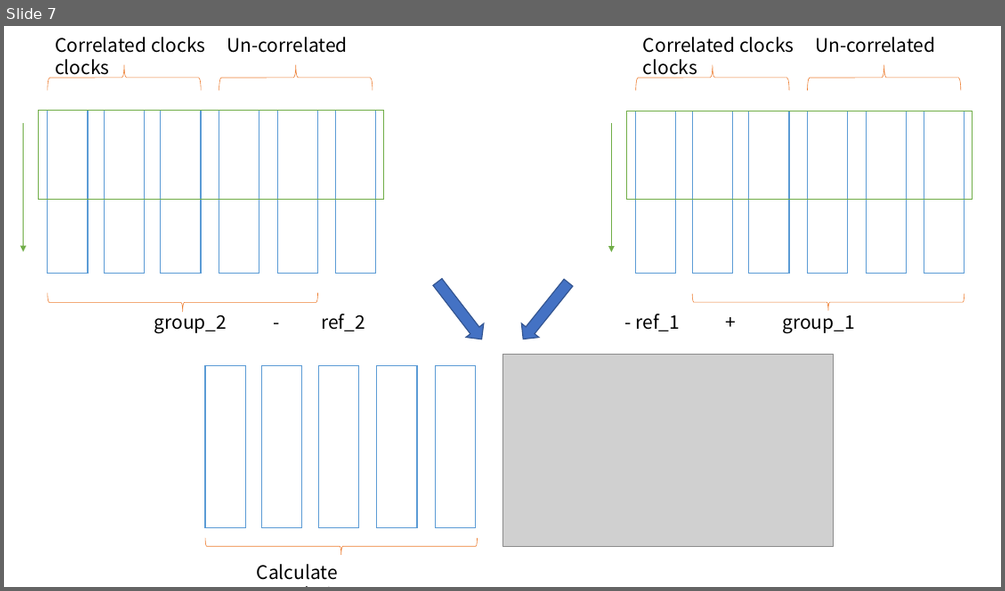
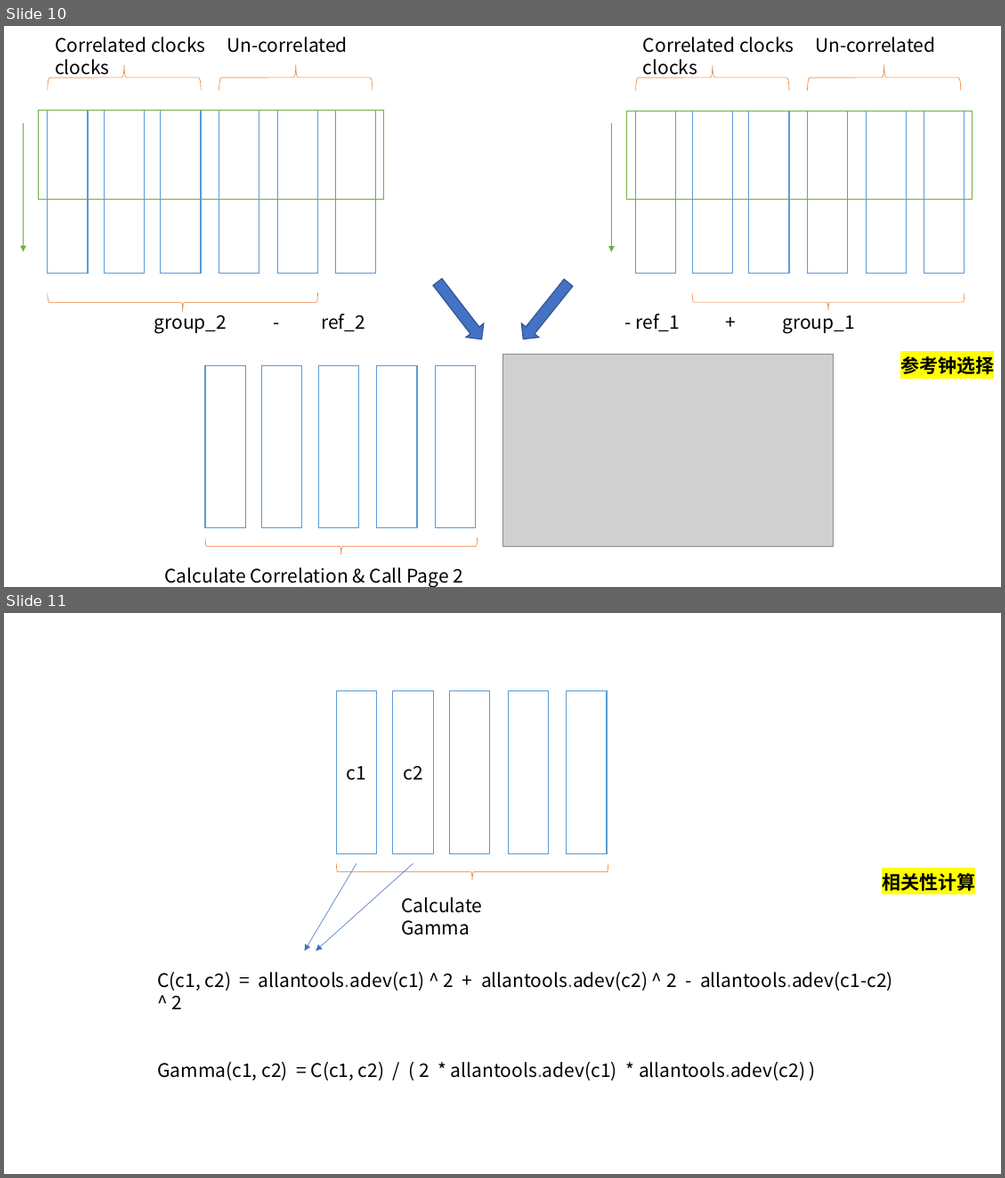
Before and after one commit to mochiliu3000/beamformer, a slide deck: flow-chart.pptx. Shown one above the other, each under a label of ours: slide 7 before the commit, slides 10 and 11 after it. The pictures are 1005x591 and 1005x1178 pixels, drawn with LibreOffice and Linux fonts; fonts in the diff are those of the drawing; grey boxes stand for pictures. Boxes give left, top, right and bottom in pixels: in the first picture for what was removed or moved away, otherwise in the second. Text is boxed around its words. In the diff, an @@ line names an element or a change of style, - is before the commit and + after.

```diff
--- a/flow-chart.pptx
+++ b/flow-chart.pptx
@@ slide 11 added at [4,613,1001,1174], background #FFFFFF @@
@@ rectangle added at [336,691,376,854], fill #FFFFFF, outline #5B9BD5 1 pt, 18 pt, text #000000 @@
+c1
@@ rectangle added at [393,691,433,854], fill #FFFFFF, outline #5B9BD5 1 pt, 18 pt, text #000000 @@
+c2
@@ rectangle added at [450,691,490,854], fill #FFFFFF, outline #5B9BD5 1 pt @@
@@ rectangle added at [508,691,549,854], fill #FFFFFF, outline #5B9BD5 1 pt @@
@@ rectangle added at [566,691,607,854], fill #FFFFFF, outline #5B9BD5 1 pt @@
@@ arrow added from (356, 863) to (305, 951), #4472C4 0.5 pt @@
@@ arrow added from (413, 863) to (316, 951), #4472C4 0.5 pt @@
@@ left brace added at [336,863,608,880], outline #ED7D31 0.5 pt @@
@@ text added at [882,873,975,891], 18 pt, text #000000, bold @@
+相关性计算
@@ text added at [401,897,482,935], 18 pt, text #000000 @@
+Calculate Gamma
@@ text added at [157,972,893,1080], 18 pt, text #000000 @@
+C(c1, c2) = allantools.adev(c1) ^ 2 + allantools.adev(c2) ^ 2 - allantools.adev(c1-c2) ^ 2
+Gamma(c1, c2) = C(c1, c2) / ( 2 * allantools.adev(c1) * allantools.adev(c2) )
@@ what was slide 7 is now slide 10 @@
@@ slide 10 changed as well @@
@@ text added at [900,356,994,374], 18 pt, text #000000, bold @@
+参考钟选择
@@ text at [165,567,463,587]: text changed @@
-Calculate Correlation
+Calculate Correlation & Call Page 2 Method
```
Also in this commit, not shown: 6 other slides changed, 10 other slides added, 2 other files.
